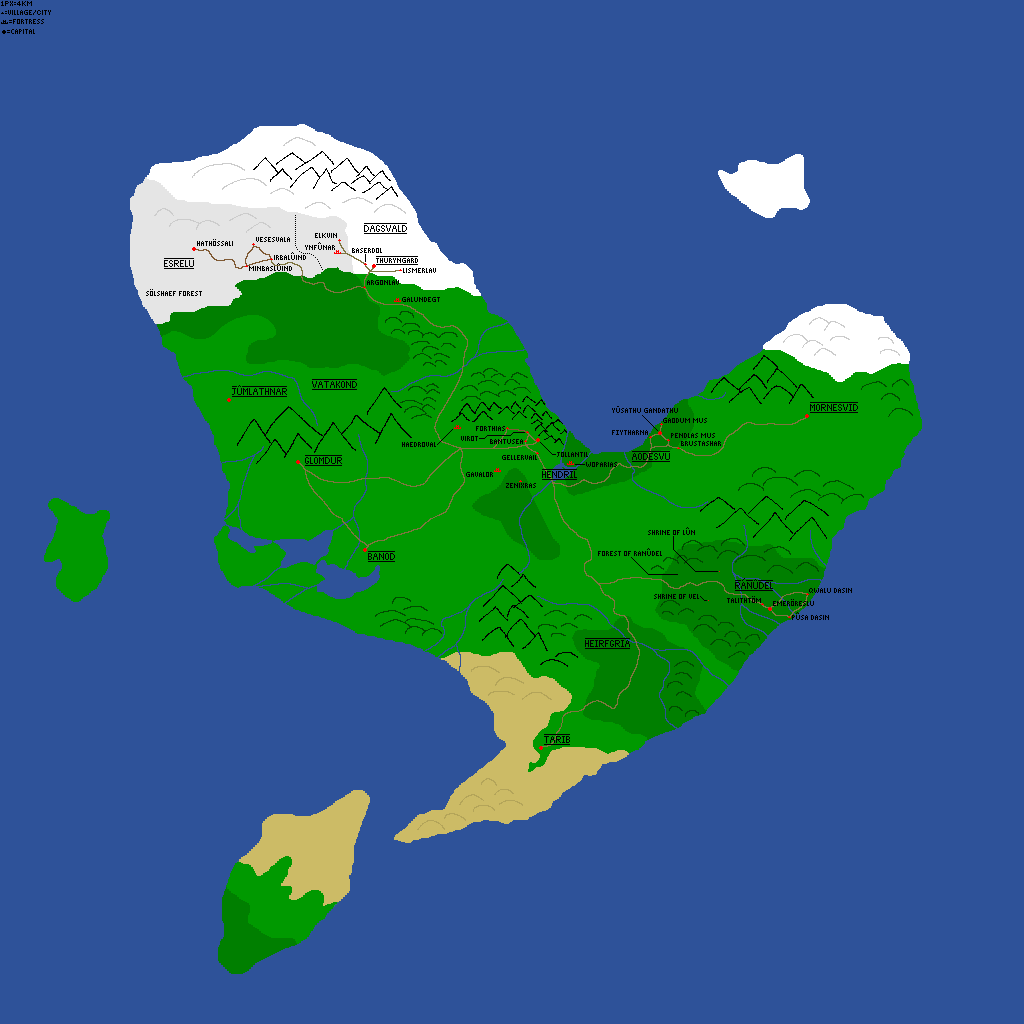
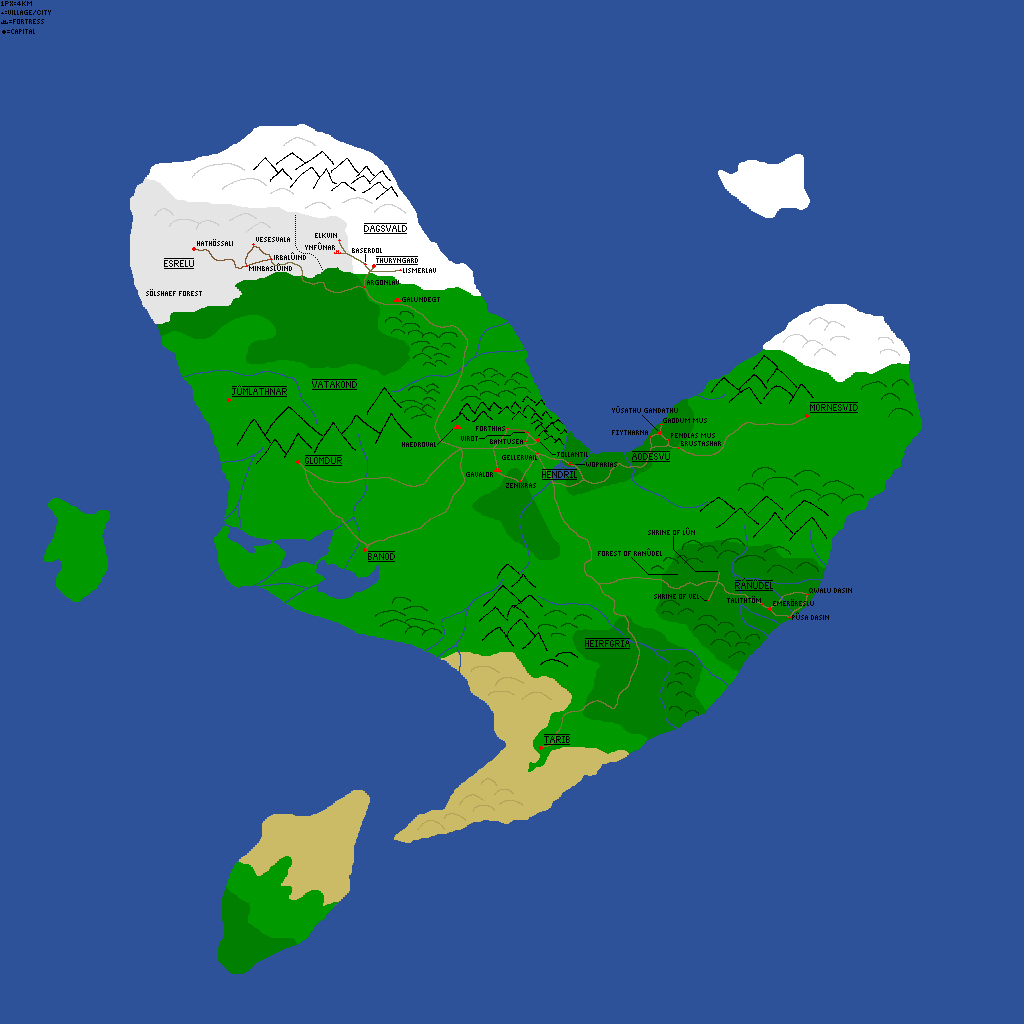
Comparing the layer stacks of the two (1024, 1024) images. Changes:
painted on "roads" over [493, 449, 720, 600]
